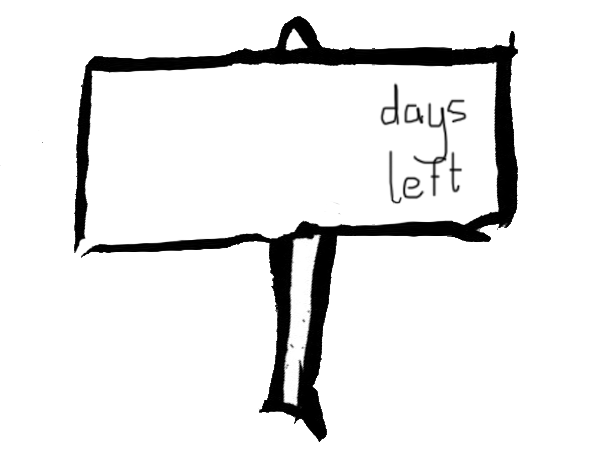
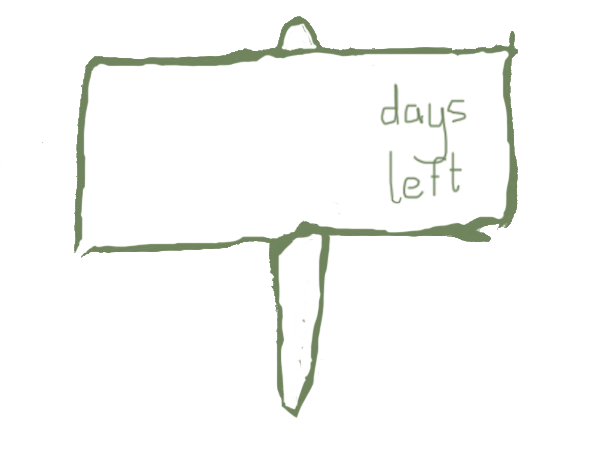
The second 601px x 462px image is a revision of the first. Changes to its layers:
added layer "Color Fill 1" (screen) in group "sign-1.png" over (0, 16, 518, 442)
added group "Group 1" with 5 layers in group "sign-1.png" over (0, 16, 518, 442)
added layer "Layer 2" in group "Group 1" over (80, 22, 511, 411)
moved "Layer 1" into group "Group 1" over (379, 82, 468, 205)
added layer "Layer 3" in group "Group 1" over (305, 232, 331, 387)
moved "sign" into group "Group 1", painted on it, masked it over (0, 16, 518, 442)
